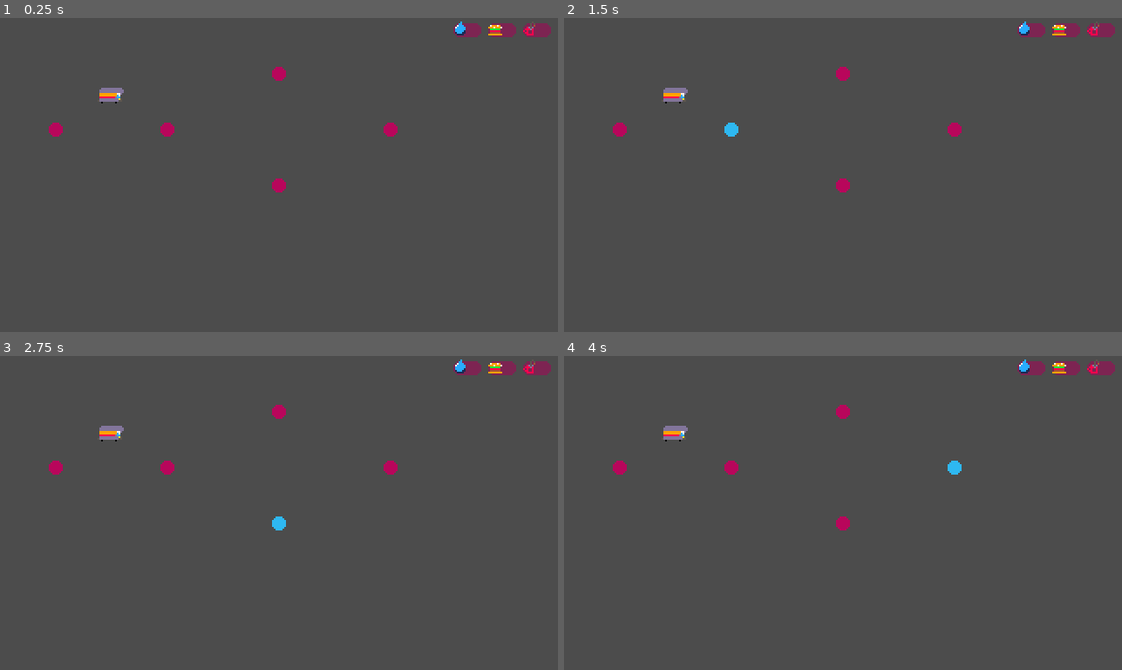
Above: before the commit, frames 1-4 (two rows, left to right).
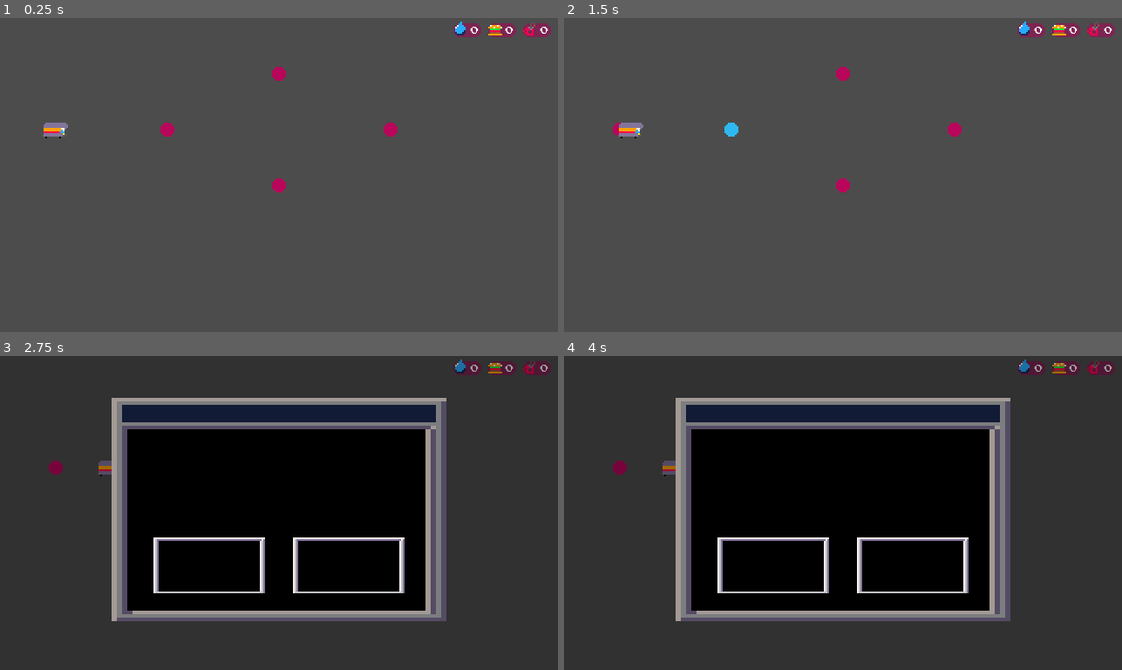
Above: after the commit, the same moments.

Repository: youssefevan/global-game-jam-2023
Game: Godot game, scene res://Scenes/TestingGrounds.tscn
Two runs of this game, one before a commit and one after it. Both use one fixed random seed, a clock stepped at 60 frames per second and the inputs below. This scene is started directly instead of the project's main scene.
Inputs (mouse positions are in pixels of both pictures, inside the frame that each line leads up to):
- Up to frame 1 (0.25 s): no input
- Up to frame 2 (1.5 s): tap Enter at 0.5 s; move the mouse to (619, 131) at 0.52 s; click (619, 131) at 0.6 s; tap Space at 1.25 s; move the mouse to (731, 131) at 1.27 s; click (731, 131) at 1.35 s
- Up to frame 3 (2.75 s): move the mouse to (279, 522) at 2.02 s; click (279, 522) at 2.1 s
- Up to frame 4 (4 s): tap Enter at 2.75 s; move the mouse to (843, 412) at 2.77 s; click (843, 412) at 2.85 s; tap Space at 3.5 s; move the mouse to (954, 469) at 3.52 s; click (954, 469) at 3.6 s

The runs differ from the first frame. In frame 1, 0.4% of the frame differs, in the area x 7-99%, y 2-39%; in frame 2, 0.4%; in frame 3, 97%, in the area x 0-100%, y 0-100%; in frame 4, 97%.
Error before the commit: Parse Error: Too many arguments for "start_encounter()" call. Expected at most 0. (res://Scripts/global.gd:33)

Commit message:
encounter type

Diff:
--- a/Global Game Jam 2023/Scripts/encounter.gd
+++ b/Global Game Jam 2023/Scripts/encounter.gd
@@ -4,5 +4,5 @@
 func _ready():
 	Global.encounter = self
 
-func start_encounter():
+func start_encounter(type : String):
 	self.visible = true
